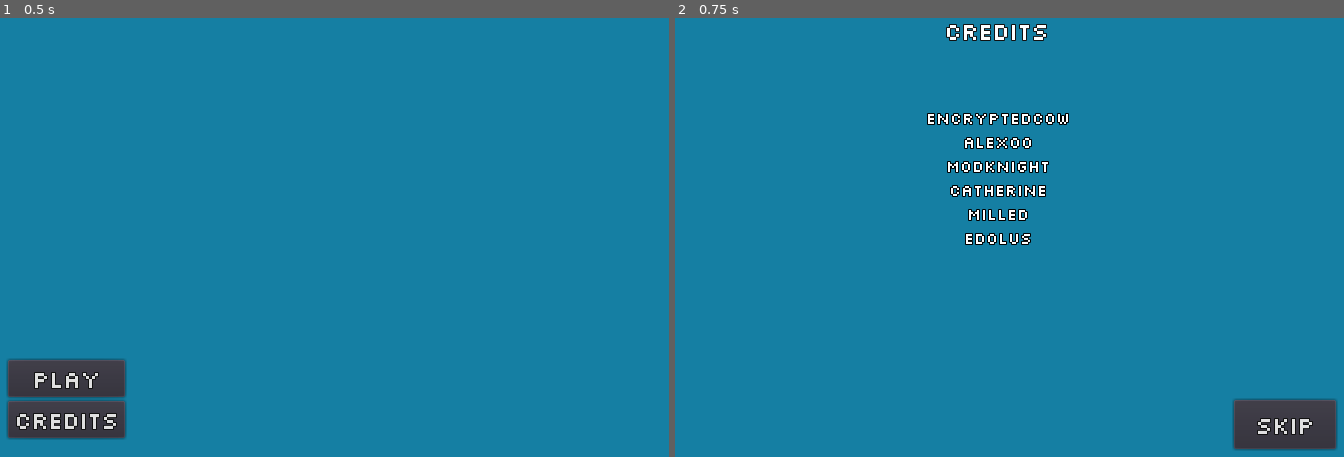
Above: before the commit, frames 1-2 (left to right).
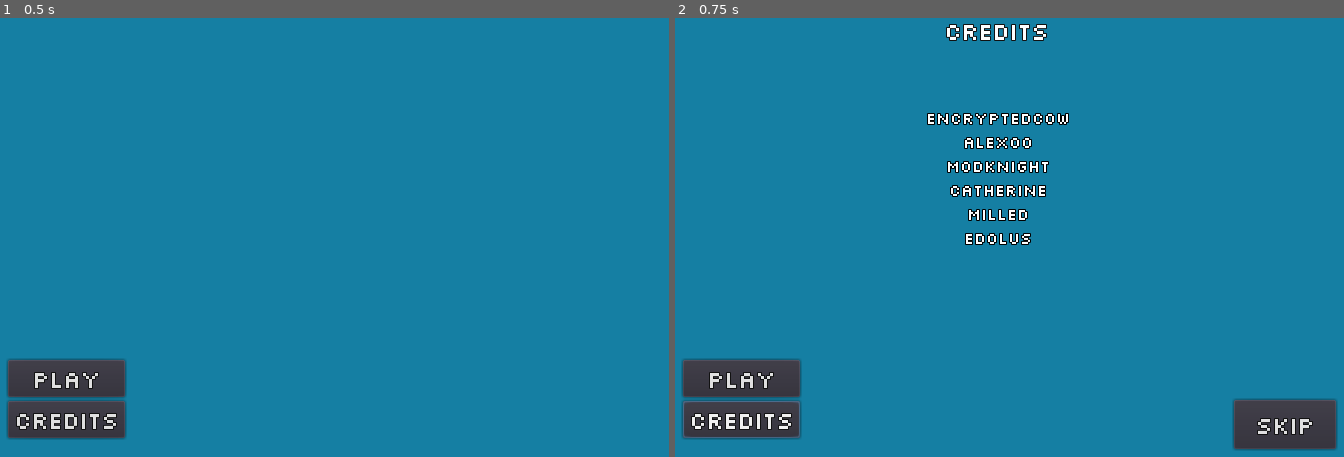
Above: after the commit, the same moments.

Repository: EncryptedCow/AGJ22
Game: Godot game, scene res://levels/Menu.tscn
Two runs of this game, one before a commit and one after it. Both use one fixed random seed, a clock stepped at 60 frames per second and the inputs below. Sound files missing from this copy of the repository are replaced by a short silence.
Inputs:
- Up to frame 1 (0.5 s): no input
- Up to frame 2 (0.75 s): click "Credits" at 0.5 s

Frame 1 is identical in both runs. In frame 2, 3.2% of the frame differs, in the area x 1-19%, y 77-96%.
Error before the commit: Parse Error: Unexpected token: Identifier:f (res://scripts/levels/tutorial_3.gd:40)

Commit message:
credits menu editing

Diff:
--- a/scripts/Credits.gd
+++ b/scripts/Credits.gd
@@ -1,4 +1,4 @@
 extends Control
 
 func on_SkipButton_pressed() -> void:
-	get_tree().change_scene_to(load("res://levels/Menu.tscn"))
+	queue_free()
--- a/scripts/levels/tutorial_3.gd
+++ b/scripts/levels/tutorial_3.gd
@@ -37,7 +37,7 @@
 func _line_complete():
 	if next_line == 5:
 		$Button.enabled = true
-f		$Button.check_show_prompt()
+		$Button.check_show_prompt()
 
 func _on_button_activated() -> void:
 	$Bridge.enable()
--- a/scripts/menu.gd
+++ b/scripts/menu.gd
@@ -8,4 +8,5 @@
 
 
 func _on_Credits_pressed() -> void:
-	get_tree().change_scene_to(credits_list)
+	var credits = credits_list.instance()
+	add_child(credits)
